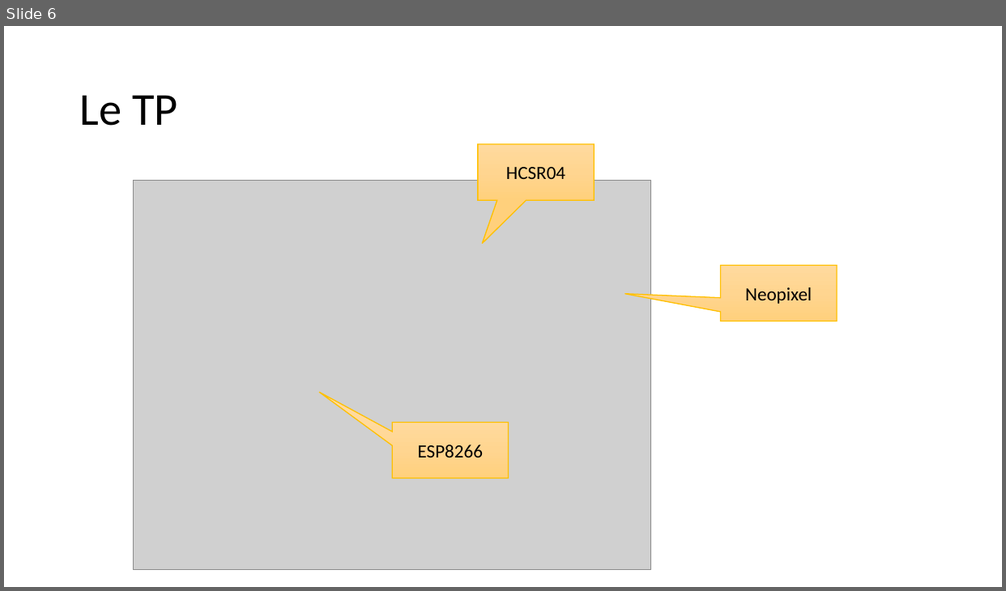
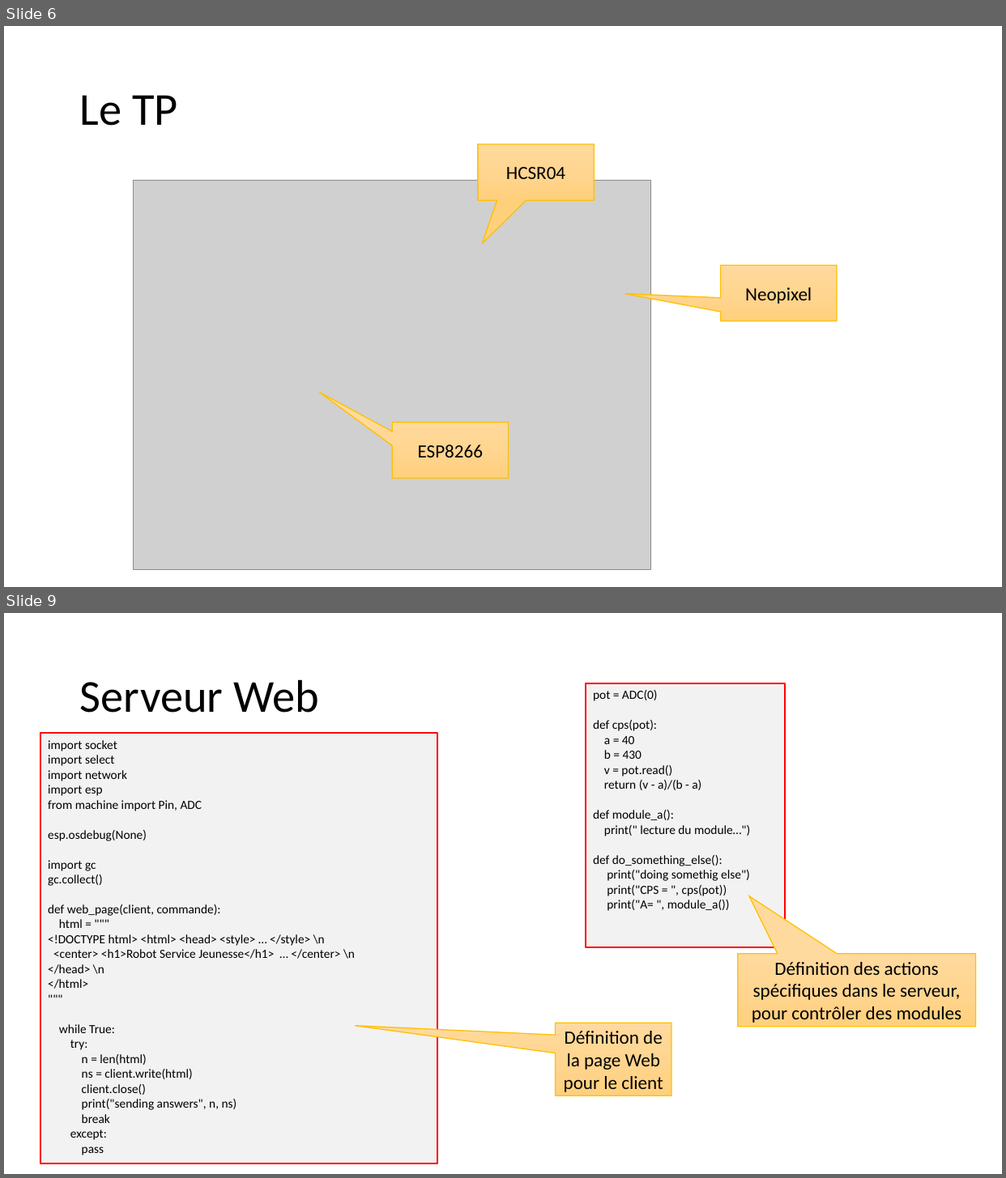
Before and after one commit to anumby-source/developpements_arduino, a slide deck: microPython.pptx. Shown one above the other, each under a label of ours: slide 6 before the commit, slides 6 and 9 after it; the slides between them are not shown. The pictures are 1006x591 and 1006x1178 pixels, drawn with LibreOffice and Linux fonts; fonts in the diff are those of the drawing; grey boxes stand for pictures. Boxes give left, top, right and bottom in pixels: in the first picture for what was removed or moved away, otherwise in the second. Text is boxed around its words. In the diff, an @@ line names an element or a change of style, - is before the commit and + after.

```diff
--- a/microPython.pptx
+++ b/microPython.pptx
@@ slide 9 added at (x1=4, y1=613, x2=1002, y2=1174), background #FFFFFF @@
@@ title added at (x1=80, y1=679, x2=319, y2=713), 44 pt, text #000000 @@
+Serveur Web
@@ rectangle added at (x1=586, y1=683, x2=785, y2=948), fill #F2F2F2, outline #FF0000 1.5 pt, 12 pt, text #000000 @@
+pot = ADC(0)
+def cps(pot):
+a = 40
+b = 430
+v = pot.read()
+return (v - a)/(b - a)
+def module_a():
+print(" lecture du module…")
+def do_something_else():
+print("doing somethig else")
+print("CPS = ", cps(pot))
+print("A= ", module_a())
@@ rectangle added at (x1=40, y1=733, x2=437, y2=1164), fill #F2F2F2, outline #FF0000 1.5 pt, 12 pt, text #000000 @@
+import socket
+import select
+import network
+import esp
+from machine import Pin, ADC
+esp.osdebug(None)
+import gc
+gc.collect()
+def web_page(client, commande):
+html = """
+<!DOCTYPE html> <html> <head> <style> … </style> \n
+<center> <h1>Robot Service Jeunesse</h1> … </center> \n
+</head> \n
+</html>
+"""
+while True:
+try:
+n = len(html)
+ns = client.write(html)
+client.close()
+print("sending answers", n, ns)
+break
+except:
+pass
@@ speech box added at (x1=738, y1=954, x2=976, y2=1026), fill gradient #FFDB9E to #FFD590 to #FFD07C, outline #FFC000 1 pt, 18 pt, text #000000 @@
+Définition des actions spécifiques dans le serveur, pour contrôler des modules
@@ speech box added at (x1=556, y1=1023, x2=671, y2=1096), fill gradient #FFDB9E to #FFD590 to #FFD07C, outline #FFC000 1 pt, 18 pt, text #000000 @@
+Définition de la page Web pour le client
```
Also in this commit, not shown: 2 slides changed, 1 other slide added.
